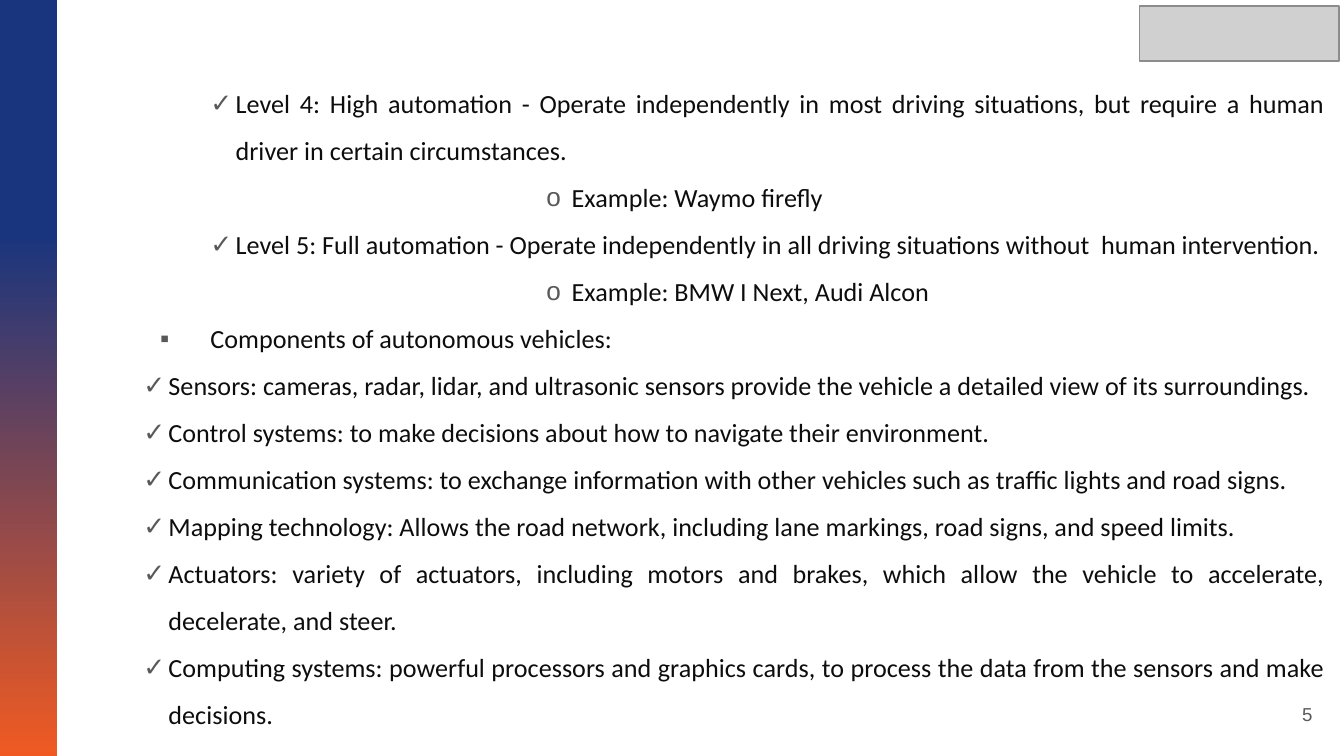
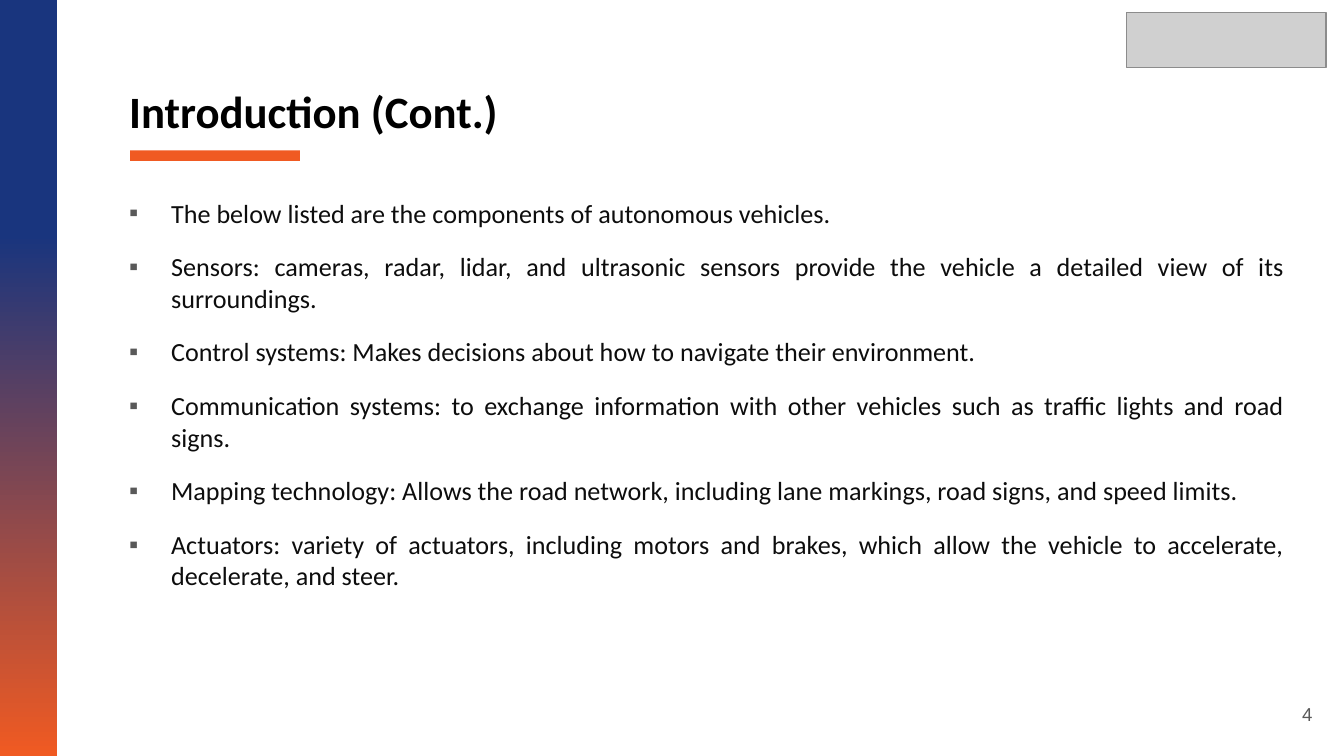
Before and after one commit to sreenithi21/ADAV, a slide deck: slide 4 of NGN PPT/AV_NGN_LAB_PPT.pptx (slide 5 before the commit). Drawn at 1344x756 pixels with LibreOffice and Linux fonts; fonts in the diff are those of the drawing; grey boxes stand for pictures. Boxes give left, top, right and bottom in pixels: in the first picture for what was removed or moved away, otherwise in the second. Text is boxed around its words. In the diff, an @@ line names an element or a change of style, - is before the commit and + after.

```diff
--- a/NGN PPT/AV_NGN_LAB_PPT.pptx
+++ b/NGN PPT/AV_NGN_LAB_PPT.pptx
@@ picture: place and size @@
-picture at (1140, 7, 1339, 62)
+picture at (1126, 12, 1325, 67)
@@ title added at (129, 95, 498, 135), 24 pt, text #000000, bold @@
+Introduction (Cont.)
@@ rectangle added at (130, 151, 300, 161), fill #F05A22 @@
@@ text "The below listed are the ...": place and size @@
-text "The below listed are the ..." at (168, 95, 1324, 682)
+text "The below listed are the ..." at (171, 205, 1283, 588)
@@ text at (171, 205, 830, 228): text changed @@
-  ✓ Level 4: High automation - Operate independently in most driving situations, but require a human driver in certain circumstances.
-            o Example: Waymo firefly
-  ✓ Level 5: Full automation - Operate independently in all driving situations without human intervention.
-            o Example: BMW I Next, Audi Alcon
-▪ Components of autonomous vehicles:
+▪ The below listed are the components of autonomous vehicles.
@@ text at (171, 258, 1283, 588): bullet ✓ to ▪; line spacing 1.5 to 1; more space between paragraphs @@
@@ text at (171, 343, 975, 366): text changed @@
-✓ Control systems: to make decisions about how to navigate their environment.
+▪ Control systems: Makes decisions about how to navigate their environment.
@@ text at (168, 659, 1324, 682): paragraph removed @@
-✓ Computing systems: powerful processors and graphics cards, to process the data from the sensors and make decisions.
@@ page number at (1302, 708, 1312, 721): text changed @@
-5
+4
```
Also in this commit, not shown: 18 other slides changed, 4 slides added, 5 slides removed, 14 other files.
